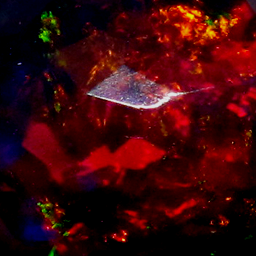
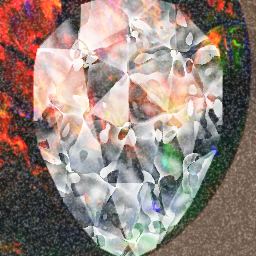
Layer changes from the first 256x256 image to the second:
renamed "Layer 1" to "uvs", hid it, blend normal → multiply, painted on it over [0, 0, 256, 256]
removed layer "Background" over [0, 0, 256, 256]
added group "Group 2" with 7 layers over [0, 0, 256, 256]
added group "Group 1" with 6 layers in group "Group 2" over [0, 0, 256, 256]
added layer "facets copy" (overlay, 56%) in group "Group 1" over [0, 0, 256, 256]
added layer "Layer 12" in group "Group 1" over [0, 0, 256, 256]
added layer "Layer 11" in group "Group 1" over [0, 0, 256, 256]
added layer "opal" in group "Group 1" over [0, 0, 256, 256]
added layer "Layer 10" in group "Group 1" over [0, 0, 256, 256]
